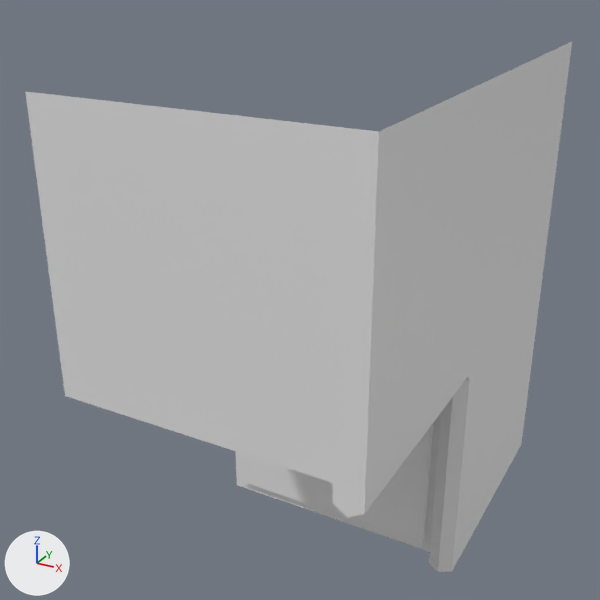
The Blender file !!! Don't Ship/Blends/kitchenCornerCabinet.blend as it was, and as the next commit left it.
Rendered twice from a camera (50 mm lens) standing at (18.5, -17.4, 18.6) and looking at (3.8, 9.4, 5.2). Every picture has the same lights, and +X, +Y and +Z are marked at lower left.
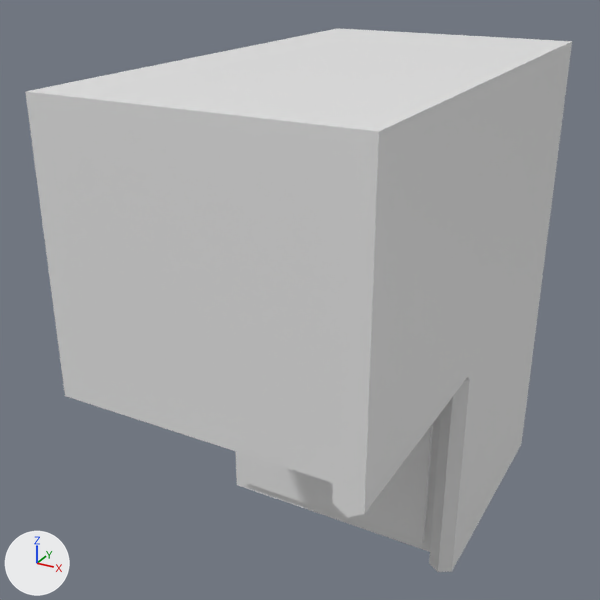
The newer file is also turned or shifted as a whole; pictures and numbers use the older file's frame.

Boxes [x1, y1, x2, y2] around the edits, measured in the pictures (600 x 600 px):
'Cube.001', reshaped
    before: [25, 42, 572, 572]
    after: [25, 28, 572, 572]
part 1 of me_cube_003, added
    after: [26, 28, 572, 131]

The change, as a diff of the scene's bpy script:
```diff
--- a/!!! Don't Ship/Blends/kitchenCornerCabinet.blend.py
+++ b/!!! Don't Ship/Blends/kitchenCornerCabinet.blend.py
@@ me_cube_003 @@
 me_cube_003.from_pydata(...)  # 44 vertices, 36 faces; spans x 0.1..11.1, y -5.0..15.0, z -5.5..14.5
 # used by ob_cube_001; location = (-0.14, 5.0, 0.0)
 # verts and faces of me_cube_003; kept vertices keep their numbers, new ones are numbered from 44
 # before: 0 (0.1, -5.0, 14.5) at pixel (25, 91), 4 (11.1, -5.0, 14.5) at pixel (378, 131), 21 (0.1, 15.0, -5.5), 25 (11.1, 15.0, -5.5) at pixel (521, 444), 41 (11.1, 15.0, 14.5) at pixel (572, 41)
 # before: 42 (10.1, 15.0, -5.5), 43 (10.1, -5.0, 14.5) at pixel (339, 126)
+# me_cube_003 part 1
+verts[44] = (0.1, 15.0, 14.5)  # pixel (337, 28)
+verts[45] = (10.1, 15.0, 14.5)  # pixel (548, 39)
+faces += [(4, 41, 45, 43), (0, 43, 45, 44), (25, 42, 45, 41), (21, 44, 45, 42)]
```
